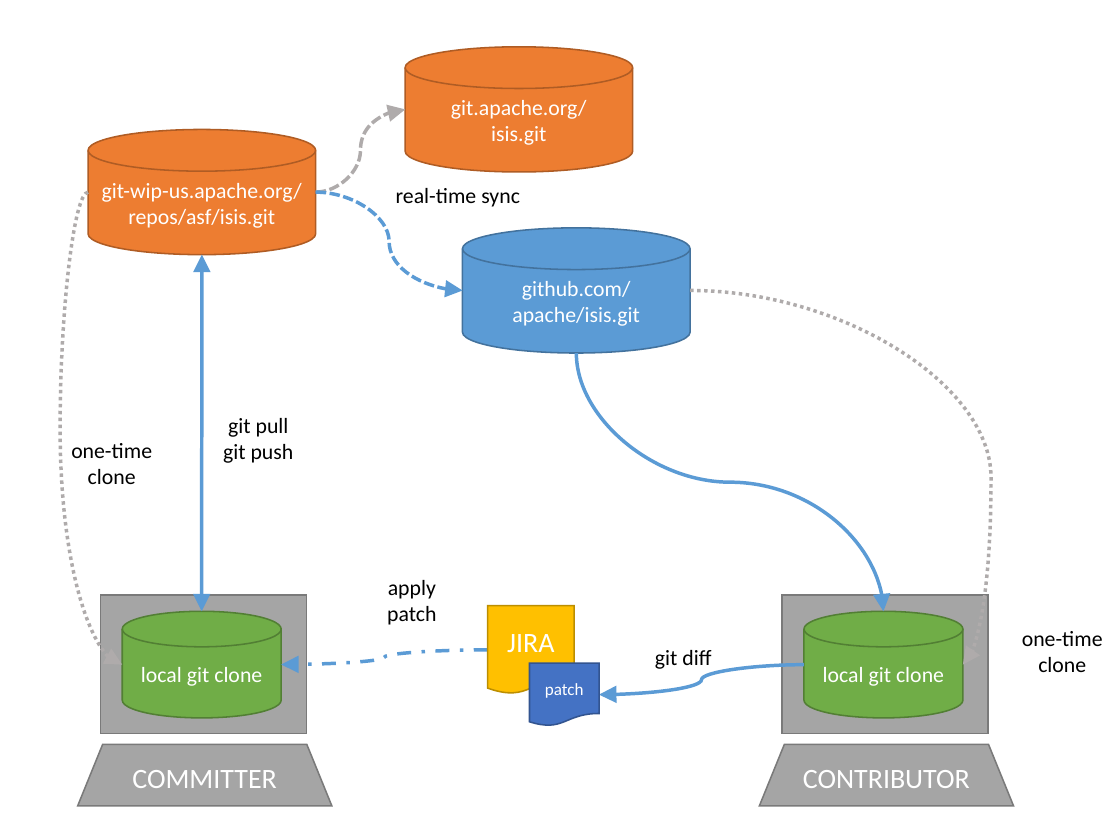
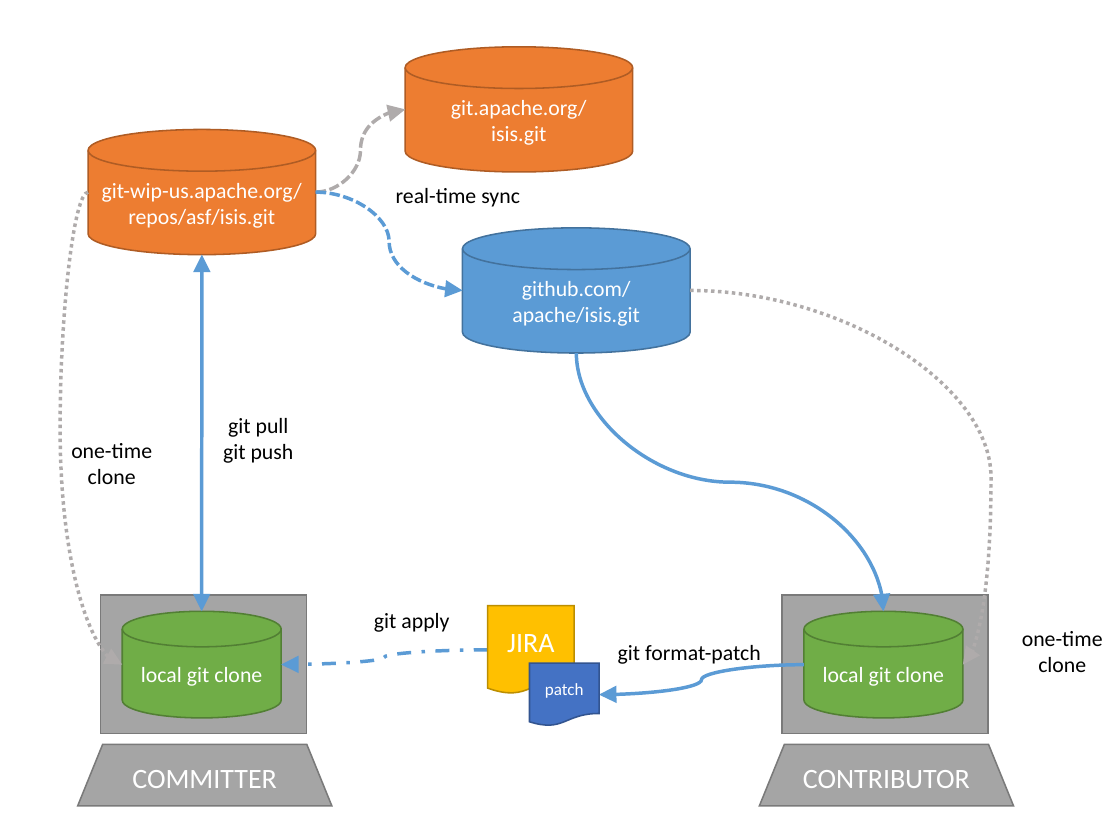
Before and after one commit to apache/causeway-site, a slide deck: slide 2 of content/contributors/resources/git-workflow.pptx. Drawn at 1120x840 pixels with LibreOffice and Linux fonts; fonts in the diff are those of the drawing. Boxes give left, top, right and bottom in pixels: in the first picture for what was removed or moved away, otherwise in the second. Text is boxed around its words. In the diff, an @@ line names an element or a change of style, - is before the commit and + after.

```diff
--- a/content/contributors/resources/git-workflow.pptx
+++ b/content/contributors/resources/git-workflow.pptx
@@ text at box(374, 613, 449, 632): text changed @@
-apply
-patch
+git apply
@@ text at box(618, 645, 761, 667): text changed @@
-git diff
+git format-patch
```
Also in this commit, not shown: 1 other slide changed, 3 other files.
